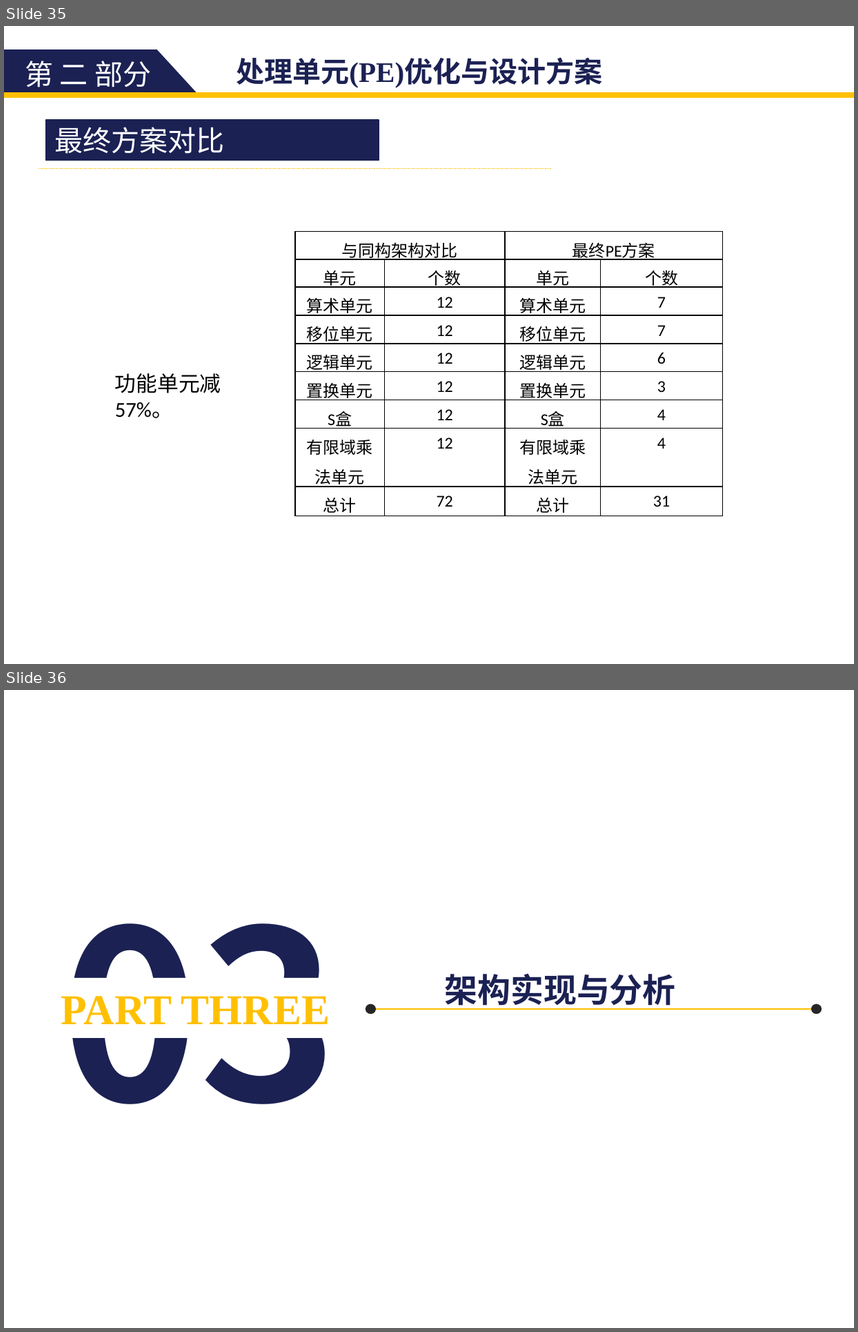
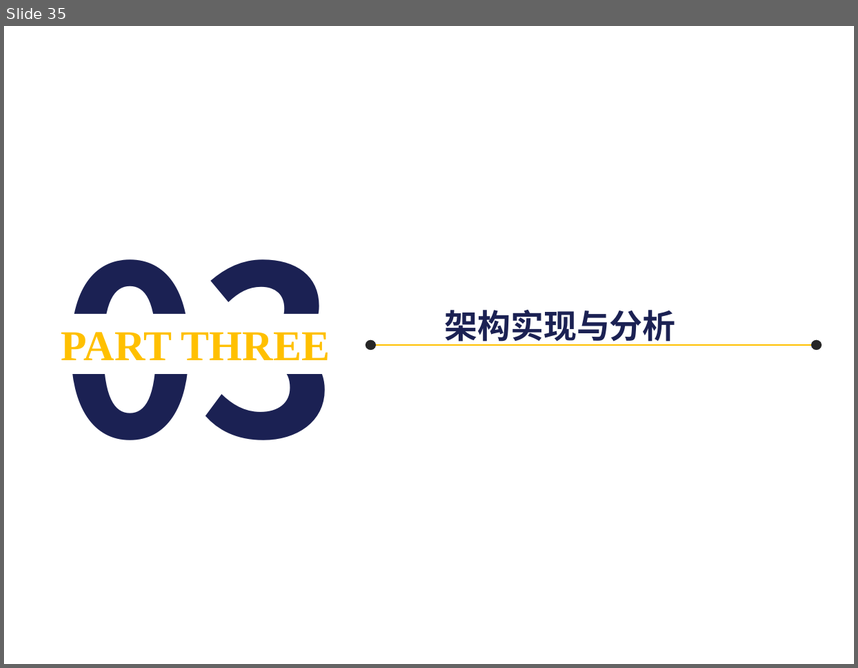
Before and after one commit to zdyzhan/bishe, a slide deck: 131199 李小泉.pptx. Shown one above the other, each under a label of ours: slides 35 and 36 before the commit, slide 35 after it. The pictures are 858x1332 and 858x668 pixels, drawn with LibreOffice and Linux fonts; fonts in the diff are those of the drawing. Boxes give left, top, right and bottom in pixels: in the first picture for what was removed or moved away, otherwise in the second. Text is boxed around its words. In the diff, an @@ line names an element or a change of style, - is before the commit and + after.

```diff
--- a/131199 李小泉.pptx
+++ b/131199 李小泉.pptx
@@ slide 35 removed at [4,26,854,664], background #FFFFFF @@
@@ freeform shape removed at [4,49,196,92] @@
@@ text removed at [25,60,151,87] @@
-第 二 部分
@@ text removed at [236,57,603,88] @@
-处理单元(PE)优化与设计方案
@@ rectangle removed at [4,93,854,97] @@
@@ rectangle removed at [47,121,379,161] @@
-最终方案对比
@@ line removed from (39, 168) to (551, 168) @@
@@ table removed at [294,232,722,519], 9 rows, 4 columns @@
-与同构架构对比 |  | 最终PE方案 | 
-单元 | 个数 | 单元 | 个数
-算术单元 | 12 | 算术单元 | 7
-移位单元 | 12 | 移位单元 | 7
-逻辑单元 | 12 | 逻辑单元 | 6
-置换单元 | 12 | 置换单元 | 3
-S盒 | 12 | S盒 | 4
-有限域乘法单元 | 12 | 有限域乘法单元 | 4
-总计 | 72 | 总计 | 31
@@ text removed at [115,373,221,418] @@
-功能单元减57%。
@@ what was slide 36 is now slide 35 @@
```
Also in this commit, not shown: 34 slides changed, 2 slides added, 7 other slides removed.
